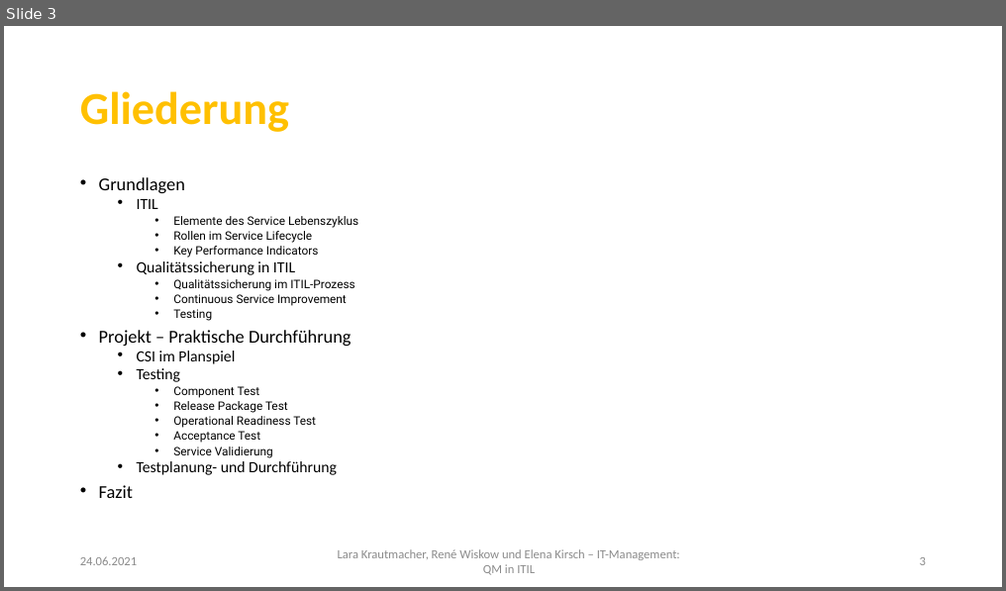
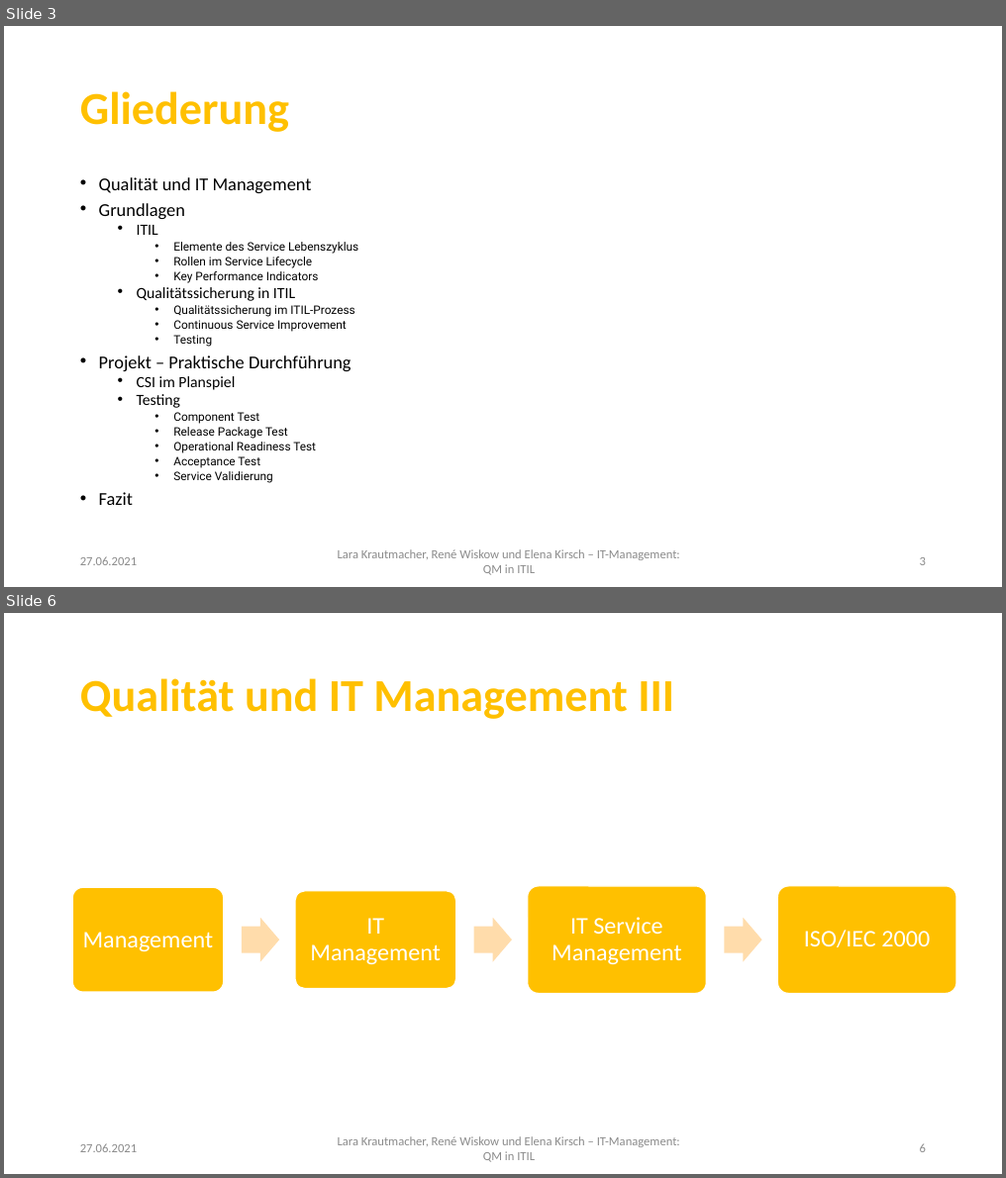
Before and after one commit to LaraKrauti/Qualitaetssicherung, a slide deck: LaraKrautmacher_RenéWiskow_ElenaKirsch_ITManagement.pptx. Shown one above the other, each under a label of ours: slide 3 before the commit, slides 3 and 6 after it; the slides between them are not shown. The pictures are 1006x591 and 1006x1178 pixels, drawn with LibreOffice and Linux fonts; fonts in the diff are those of the drawing; background and template pictures are left out. Boxes give left, top, right and bottom in pixels: in the first picture for what was removed or moved away, otherwise in the second. Text is boxed around its words. In the diff, an @@ line names an element or a change of style, - is before the commit and + after.

```diff
--- a/LaraKrautmacher_RenéWiskow_ElenaKirsch_ITManagement.pptx
+++ b/LaraKrautmacher_RenéWiskow_ElenaKirsch_ITManagement.pptx
@@ slide 6 added at box(4, 613, 1002, 1174), background #FFFFFF; not listed: 1 template element that a slide beside it also shows @@
@@ title added at box(80, 678, 674, 719), 44 pt, text #FFC000, bold @@
+Qualität und IT Management III
@@ group added at box(73, 886, 957, 993): 4 rounded rectangles, 4 texts, 3 right arrows @@
+Management
+IT Management
+IT Service Management
+ISO/IEC 2000
@@ text added at box(80, 1144, 137, 1153), 12 pt, text #8C8C8C @@
+27.06.2021
@@ page number added at box(920, 1144, 926, 1153), 12 pt, text #8C8C8C @@
+6
@@ slide 3 changed as well @@
@@ text at box(99, 177, 312, 193): paragraph added @@
+• Qualität und IT Management
@@ text at box(137, 462, 337, 475): paragraph removed @@
-  • Testplanung- und Durchführung
@@ text at box(80, 557, 137, 566): text changed @@
-24.06.2021
+27.06.2021
```
Also in this commit, not shown: 2 other slides changed, 5 other slides added.
